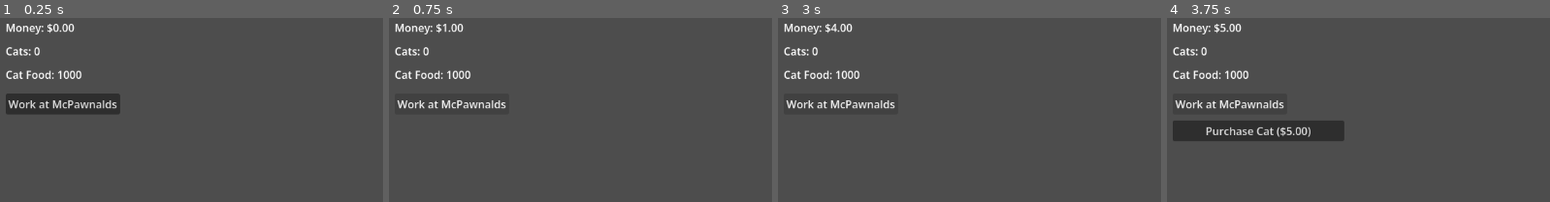
Above: before the commit, frames 1-4 (left to right).
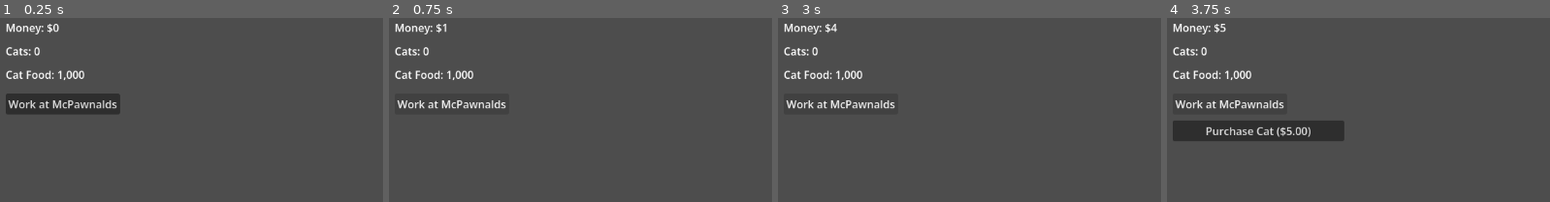
Above: after the commit, the same moments.

Repository: jaggasaurus-rex/cat-idler
Game: Godot game, scene res://scenes/Main.tscn
Two runs of this game, one before a commit and one after it. Both use one fixed random seed, a clock stepped at 60 frames per second and the inputs below.
Inputs:
- Up to frame 1 (0.25 s): no input
- Up to frame 2 (0.75 s): click "Work at McPawnalds" at 0.5 s
- Up to frame 3 (3 s): click "Work at McPawnalds" at 1.25 s; click "Work at McPawnalds" at 2 s; tap Enter at 2.75 s
- Up to frame 4 (3.75 s): tap Space at 3.5 s
The pictures show only the part of the screen within x 0-50%, y 0-50%; the shares and areas given below are measured in that part.

The runs differ from the first frame. In frame 1, 0.3% of the frame differs, in the area x 15-23%, y 3-34%; in frame 2, 0.3%; in frame 3, 0.3%; in frame 4, 0.3%.

Commit message:
Add Util.format_number and apply to all HUD count labels
Util.gd autoload provides format_number(float) -> String with
comma-separated integer formatting. Applied to MoneyLabel, CatsLabel,
CatFoodLabel, TokensLabel, and BotsRateLabel in Main.gd.

Co-Authored-By: Claude Sonnet 4.6 <noreply@anthropic.com>

Diff:
--- /dev/null
+++ b/autoloads/Util.gd
@@ -0,0 +1,16 @@
+extends Node
+
+# Formats a float as a comma-separated integer string (no decimal places).
+# Examples: 999 → "999", 1000 → "1,000", 1000000 → "1,000,000"
+func format_number(value: float) -> String:
+	var int_val: int = int(value)
+	var s: String = str(abs(int_val))
+	var length: int = s.length()
+	var result: String = ""
+	for i: int in length:
+		if i > 0 and (length - i) % 3 == 0:
+			result += ","
+		result += s[i]
+	if int_val < 0:
+		result = "-" + result
+	return result
--- a/project.godot
+++ b/project.godot
@@ -17,6 +17,7 @@
 
 [autoload]
 
+Util="*res://autoloads/Util.gd"
 Config="*res://Config.gd"
 GameState="*res://autoloads/GameState.gd"
 
--- a/scenes/Main.gd
+++ b/scenes/Main.gd
@@ -25,8 +25,8 @@
 
 
 func _process(_delta: float) -> void:
-	money_label.text = "Money: $%.2f" % GameState.money
-	cats_label.text = "Cats: %d" % GameState.cats
+	money_label.text = "Money: $" + Util.format_number(GameState.money)
+	cats_label.text = "Cats: " + Util.format_number(GameState.cats)
 	purchase_cat_button.text = "Purchase Cat ($%.2f)" % GameState.next_cat_cost
 	onlypaws_income_label.text = "Onlypaws: $%.2f/sec" % GameState.paws_income_rate
 
@@ -43,7 +43,7 @@
 		manager_bot_button.visible = true
 		bots_rate_label.visible = true
 
-	cat_food_label.text = "Cat Food: %d" % int(GameState.cat_food)
+	cat_food_label.text = "Cat Food: " + Util.format_number(GameState.cat_food)
 	buy_cat_food_x1_button.disabled = GameState.money < Config.cat_food_pack_cost
 	buy_cat_food_x10_button.disabled = GameState.money < Config.cat_food_pack_cost
 
@@ -52,7 +52,7 @@
 		tokens_label.visible = true
 		token_pack_item.visible = true
 
-	tokens_label.text = "Tokens: %d" % int(GameState.tokens)
+	tokens_label.text = "Tokens: " + Util.format_number(GameState.tokens)
 	buy_token_x1_button.disabled = GameState.money < Config.token_pack_cost
 	buy_token_x10_button.disabled = GameState.money < Config.token_pack_cost
 
@@ -66,7 +66,7 @@
 
 	manager_bot_button.text = "Onlypaws Manager-Bot ($%.2f)" % GameState.next_bot_cost
 	manager_bot_button.disabled = GameState.money < GameState.next_bot_cost
-	bots_rate_label.text = "Bots: %d" % GameState.manager_bots
+	bots_rate_label.text = "Bots: " + Util.format_number(GameState.manager_bots)
 
 
 func _on_earn_money_button_pressed() -> void:
Not shown, changed: CONTEXT.md
